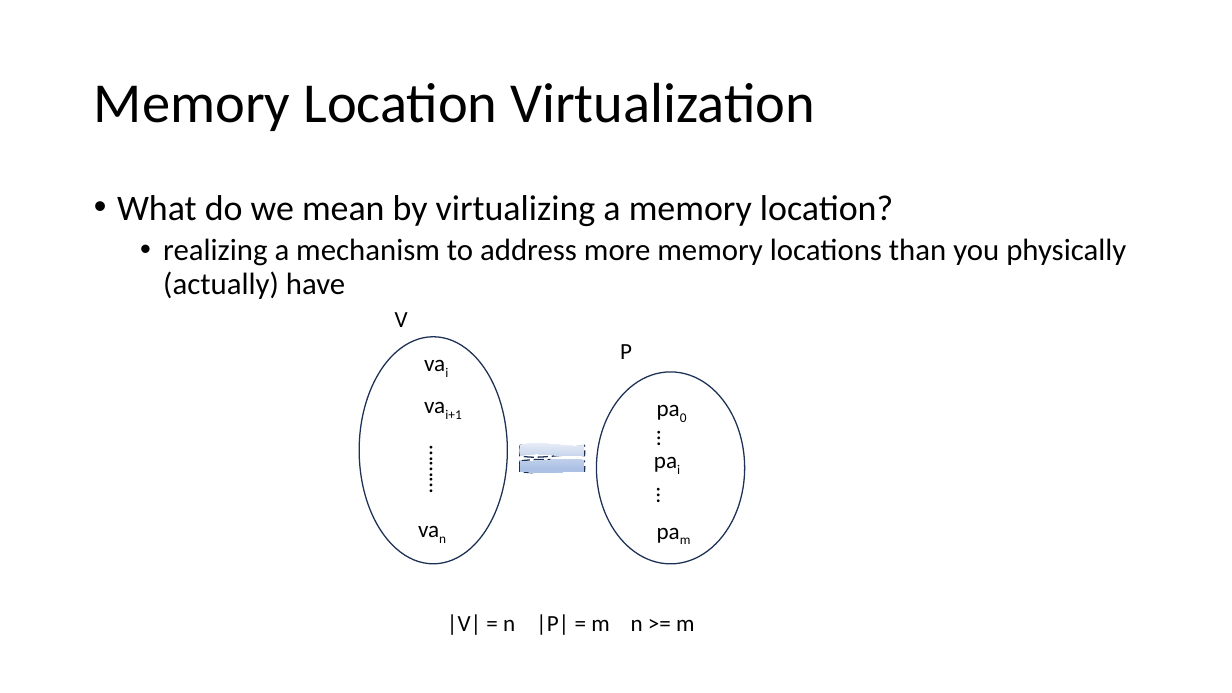
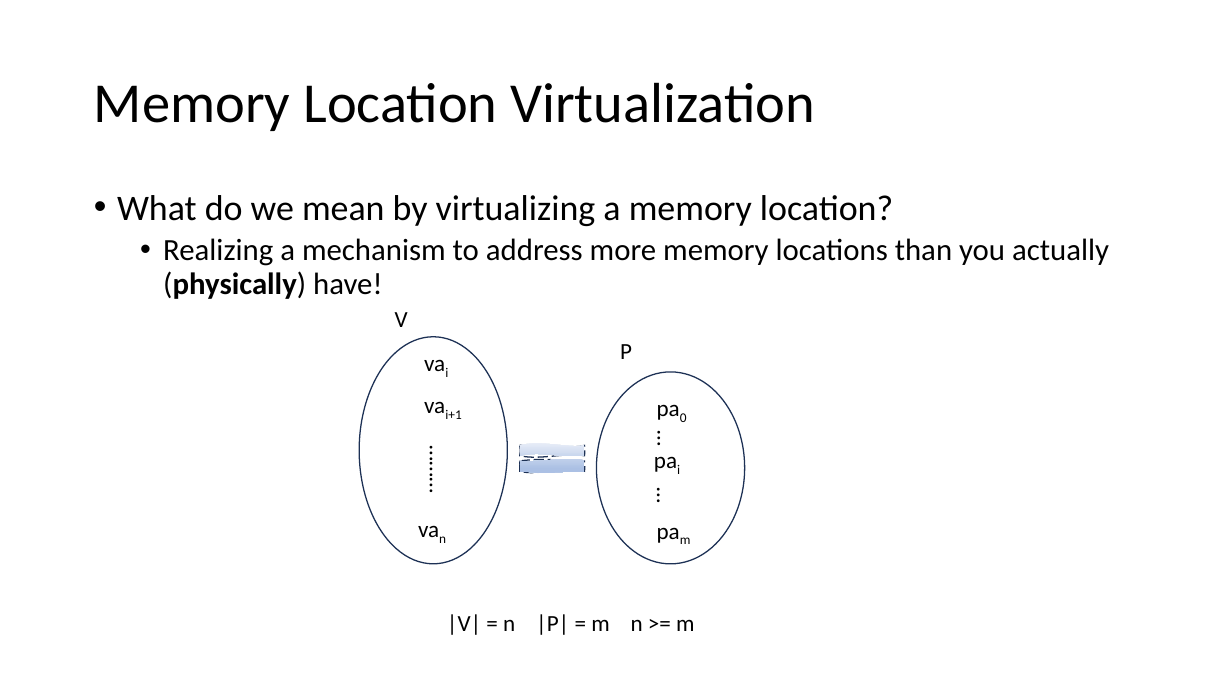
Before and after one commit to Contingent-Systems/modal_abstractions_presentations, a slide deck: slide 6 of upenn_may_24/proposal.pptx. Drawn at 1232x693 pixels with LibreOffice and Linux fonts; fonts in the diff are those of the drawing. Boxes give left, top, right and bottom in pixels: in the first picture for what was removed or moved away, otherwise in the second. Text is boxed around its words. In the diff, an @@ line names an element or a change of style, - is before the commit and + after.

```diff
--- a/upenn_may_24/proposal.pptx
+++ b/upenn_may_24/proposal.pptx
@@ text at <box>163,238,1109,299</box>: text changed @@
-  • realizing a mechanism to address more memory locations than you physically (actually) have
+  • Realizing a mechanism to address more memory locations than you actually (physically) have!
```
Also in this commit, not shown: 10 other slides changed.
